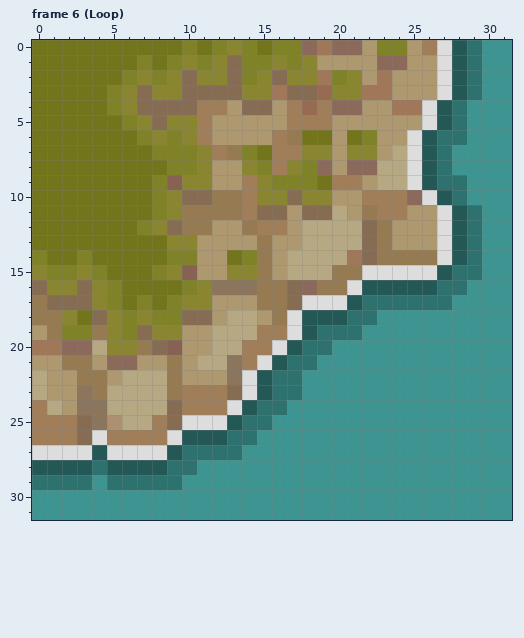
File history of a pixel-art file, Sprites Feitos/Feitos/ase/TileMap/Water-TileMap-Animation.ase. Above: the version before the commit.
32x32 pixels, 12 frames. Colours within 5 levels of each other are drawn and written as one. Shown: frame 6 (Loop). The commit also changed other frames, which this record leaves out.
And afterwards:
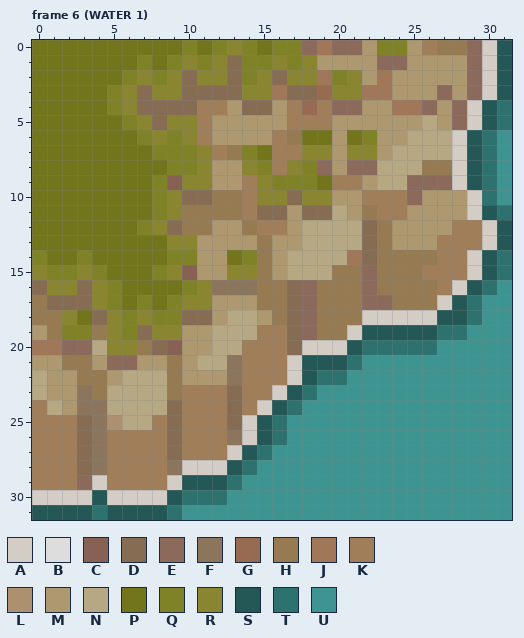
Palette (. is transparent): A #d4cdc6  B #dddddd  C #876254  D #876c54  E #8b6a5c  F #8b755c  G #966b52  H #967a52  J #a07759  K #a07e59  L #ad906f  M #ad986f  N #b6a882  P #72751b  Q #7f8226  R #898531  S #235856  T #2e7270  U #3e9491
Changes in this commit:
Changed rows in their new state; - is an unchanged pixel.
Frame 6 (WATER 1):
first column x 0:
 0 ---------------------------HHEAS
 1 ---------------------------MMEAS
 2 ---------------------------MMEAS
 3 ---------------------------EMEAS
 4 --------------------------EMEAST
 5 --------------------------NMEAST
 6 -------------------------NNNAST-
 7 -------------------------NNNAST-
 8 -------------------------NHHAST-
 9 -------------------------EEEAST-
10 --------------------------MMMAT-
11 ---------------------------MMAST
12 ---------------------------MKKAS
13 ---------------------------KKKAS
14 ---------------------------KKAST
15 ----------------------EHHHKKKAST
16 ---------------------HEHHHHKAST-
17 ------------------EHHHEEHHHAST--
18 -----------------DEHHHAAAAASST--
19 -----------------DEHHASSSSSTT---
20 ----------------KDAAASTTTTT-----
21 ---------------KKASSST----------
22 --------------KKKASTT-----------
23 --------------KKAST-------------
24 -------------DKAST--------------
25 ----------KKKDAST---------------
26 ----F----DKKKFAST---------------
27 KKKDFKKKKDKKKAST----------------
28 KKKDFKKKKFAAAST-----------------
29 KKKEAKKKKASSST------------------
30 AAAASAAAASTTT-------------------
31 SSSSTSSSST----------------------
Where, in picture pixels (left, top, right, bottom), the same in both pictures:
changed: (32, 40, 512, 520)
